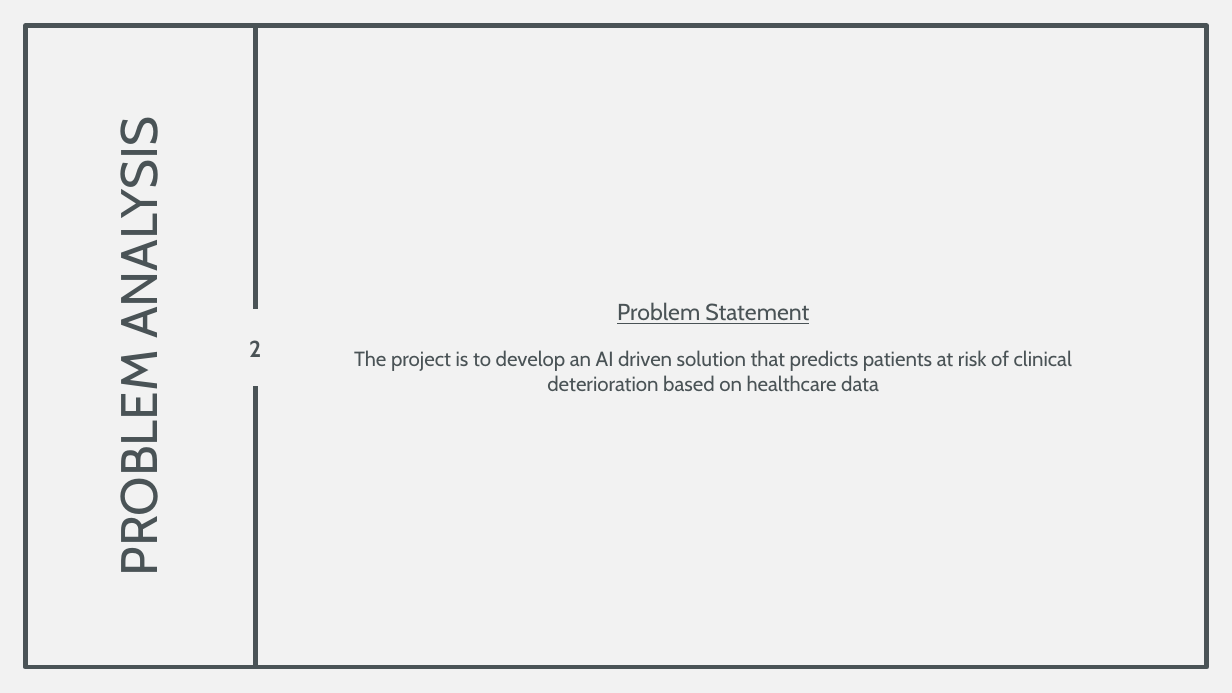
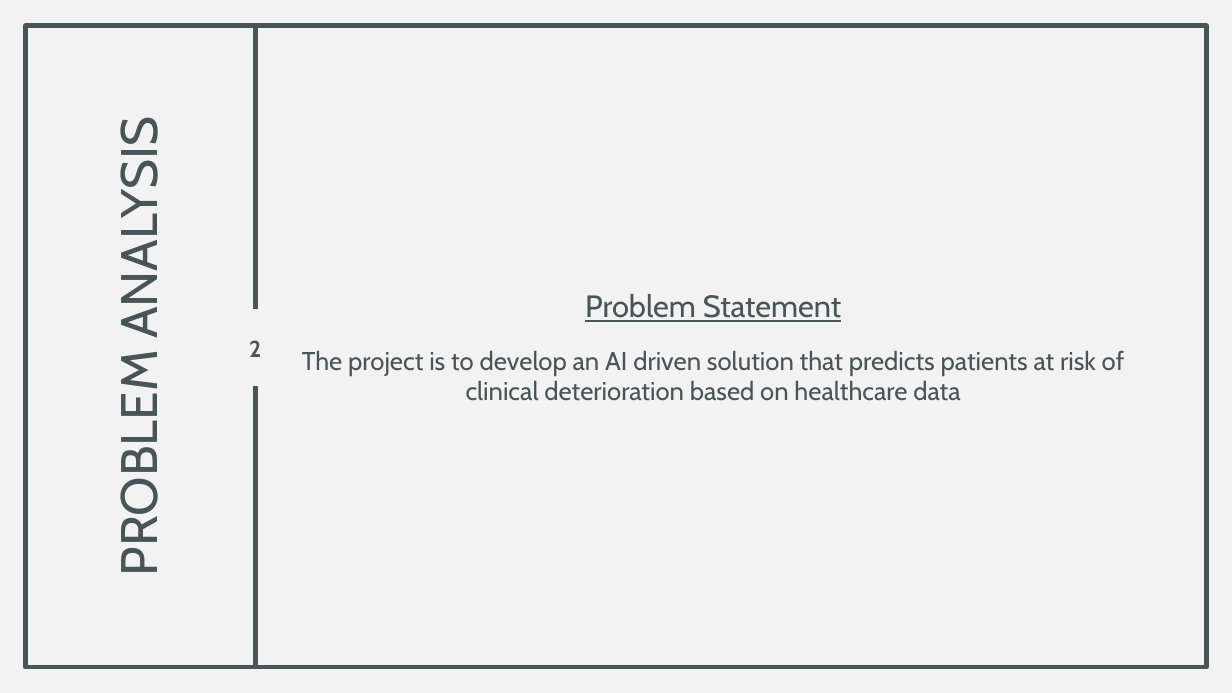
Before and after one commit to TayyebaSadaq/Improving-Patient-experience-using-AI, a slide deck: slide 2 of Improving patient experience using AI.pptx. Drawn at 1232x693 pixels with LibreOffice and Linux fonts; fonts in the diff are those of the drawing; background and template pictures are left out. Boxes give left, top, right and bottom in pixels: in the first picture for what was removed or moved away, otherwise in the second. Text is boxed around its words. In the diff, an @@ line names an element or a change of style, - is before the commit and + after.

```diff
--- a/Improving patient experience using AI.pptx
+++ b/Improving patient experience using AI.pptx
@@ text "Problem Statement" at [302, 294, 1125, 401]: size 18 to 24 pt in "Problem Statement"; size 16 to 20 pt in "The project is to develop an AI ..." @@
```
Also in this commit, not shown: 1 other slide changed, 1 slide added, 1 slide removed.
